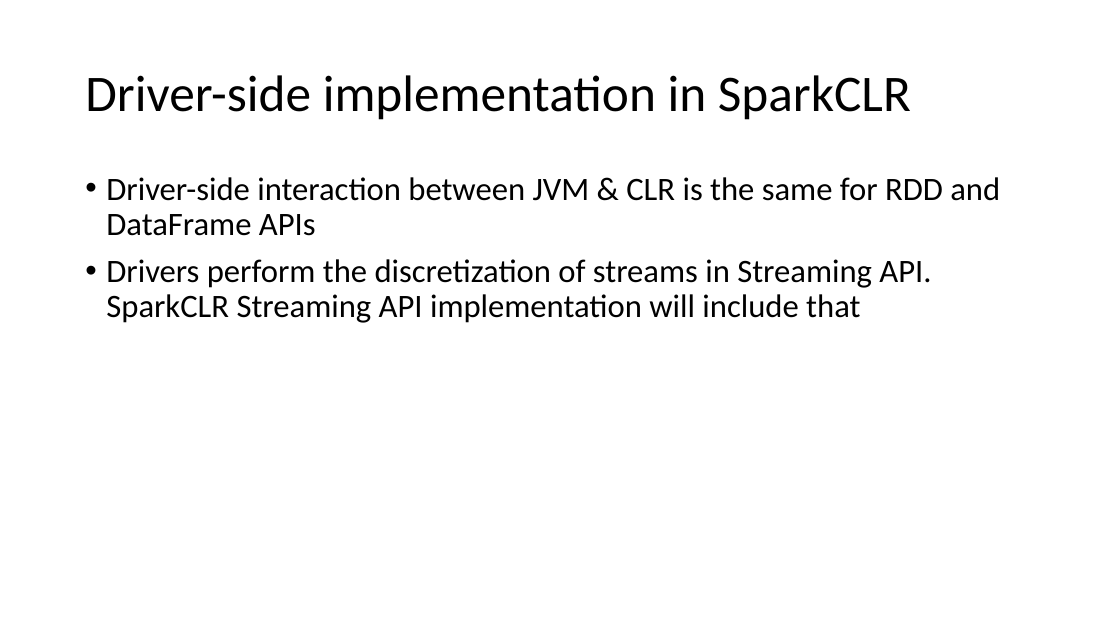
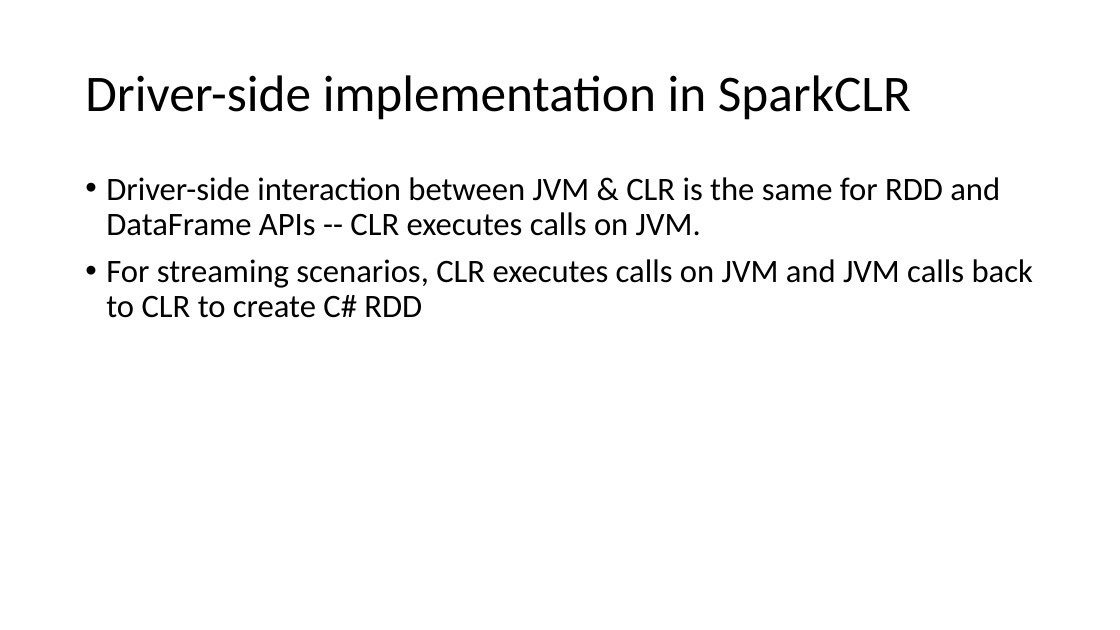
Before and after one commit to microsoft/Mobius, a slide deck: slide 15 of docs/SparkCLR.pptx (slide 17 before the commit). Drawn at 1120x630 pixels with LibreOffice and Linux fonts; fonts in the diff are those of the drawing. Boxes give left, top, right and bottom in pixels: in the first picture for what was removed or moved away, otherwise in the second. Text is boxed around its words. In the diff, an @@ line names an element or a change of style, - is before the commit and + after.

```diff
--- a/docs/SparkCLR.pptx
+++ b/docs/SparkCLR.pptx
@@ text at (106,177,1033,318): text changed @@
-• Driver-side interaction between JVM & CLR is the same for RDD and DataFrame APIs
-• Drivers perform the discretization of streams in Streaming API. SparkCLR Streaming API implementation will include that
+• Driver-side interaction between JVM & CLR is the same for RDD and DataFrame APIs -- CLR executes calls on JVM.
+• For streaming scenarios, CLR executes calls on JVM and JVM calls back to CLR to create C# RDD
```
Also in this commit, not shown: 8 other slides changed, 1 slide added, 6 slides removed, 1 other file.
